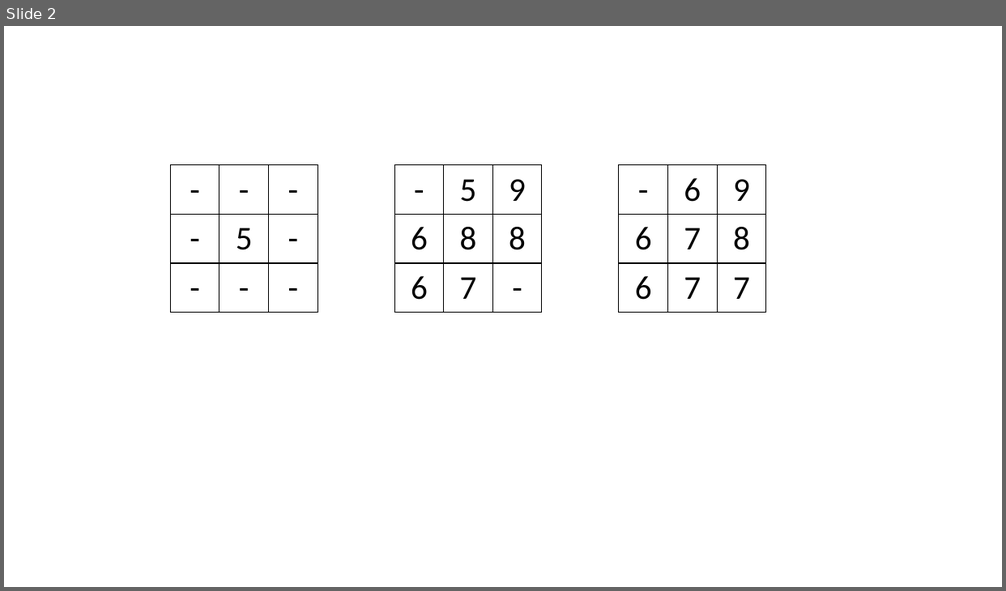
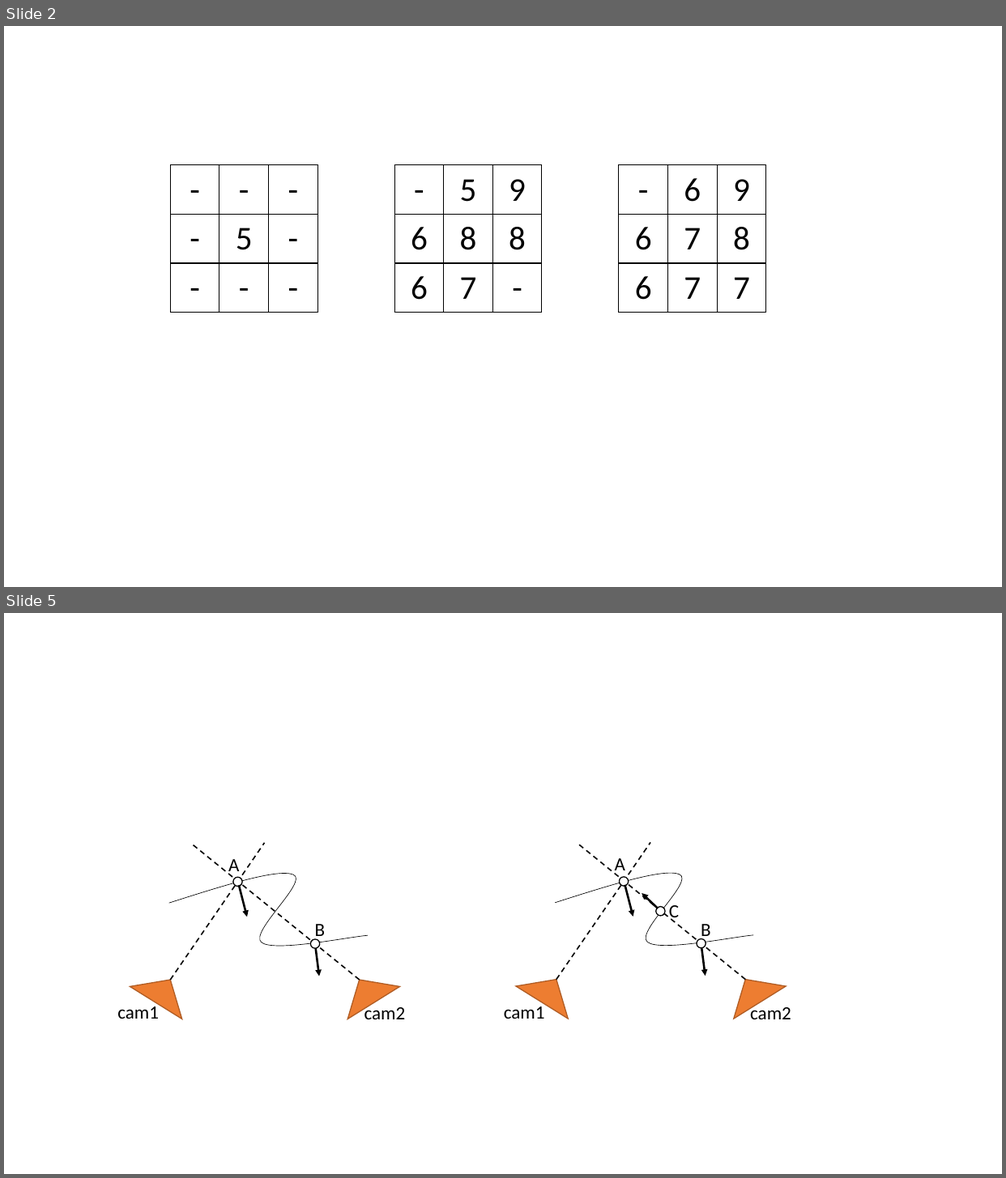
Before and after one commit to seed93/master-thesis, a slide deck: template/figures/chpt4/演示文稿1.pptx. Shown one above the other, each under a label of ours: slide 2 before the commit, slides 2 and 5 after it; the slides between them are not shown. The pictures are 1006x591 and 1006x1178 pixels, drawn with LibreOffice and Linux fonts; fonts in the diff are those of the drawing. Boxes give left, top, right and bottom in pixels: in the first picture for what was removed or moved away, otherwise in the second. Text is boxed around its words. In the diff, an @@ line names an element or a change of style, - is before the commit and + after.

```diff
--- a/template/figures/chpt4/演示文稿1.pptx
+++ b/template/figures/chpt4/演示文稿1.pptx
@@ slide 5 added at bbox=[4, 613, 1002, 1174], background #FFFFFF @@
@@ line added from (170, 980) to (265, 843), #000000 1.25 pt dashed @@
@@ line added from (360, 980) to (190, 843), #000000 1.25 pt dashed @@
@@ line added from (556, 980) to (651, 843), #000000 1.25 pt dashed @@
@@ line added from (746, 980) to (577, 843), #000000 1.25 pt dashed @@
@@ freeform shape added at bbox=[168, 874, 367, 946], outline #000000 0.5 pt @@
@@ text added at bbox=[228, 859, 239, 876], 18 pt, text #000000 @@
+A
@@ ellipse added at bbox=[233, 877, 242, 886], fill #FFFFFF, outline #000000 1 pt @@
@@ freeform shape added at bbox=[555, 874, 753, 946], outline #000000 0.5 pt @@
@@ text added at bbox=[615, 858, 625, 876], 18 pt, text #000000 @@
+A
@@ ellipse added at bbox=[620, 877, 629, 886], fill #FFFFFF, outline #000000 1 pt @@
@@ arrow added from (239, 885) to (247, 917), #000000 2 pt @@
@@ arrow added from (625, 884) to (633, 917), #000000 2 pt @@
@@ arrow added from (658, 909) to (641, 893), #000000 2 pt @@
@@ text added at bbox=[315, 924, 326, 942], 18 pt, text #000000 @@
+B
@@ ellipse added at bbox=[656, 906, 665, 915], fill #FFFFFF, outline #000000 1 pt @@
@@ text added at bbox=[669, 905, 679, 923], 18 pt, text #000000 @@
+C
@@ text added at bbox=[701, 924, 711, 941], 18 pt, text #000000 @@
+B
@@ ellipse added at bbox=[311, 939, 320, 948], fill #FFFFFF, outline #000000 1 pt @@
@@ arrow added from (315, 948) to (319, 976), #000000 2 pt @@
@@ ellipse added at bbox=[697, 939, 705, 948], fill #FFFFFF, outline #000000 1 pt @@
@@ arrow added from (701, 948) to (705, 976), #000000 2 pt @@
@@ triangle added at bbox=[130, 964, 197, 1019], fill #ED7D31, outline #AF5C24 1 pt @@
@@ triangle added at bbox=[333, 964, 399, 1019], fill #ED7D31, outline #AF5C24 1 pt @@
@@ triangle added at bbox=[516, 964, 582, 1019], fill #ED7D31, outline #AF5C24 1 pt @@
@@ triangle added at bbox=[719, 964, 786, 1019], fill #ED7D31, outline #AF5C24 1 pt @@
@@ text added at bbox=[117, 1003, 159, 1019], 18 pt, text #000000 @@
+cam1
@@ text added at bbox=[364, 1003, 406, 1020], 18 pt, text #000000 @@
+cam2
@@ text added at bbox=[504, 1003, 545, 1019], 18 pt, text #000000 @@
+cam1
@@ text added at bbox=[750, 1003, 791, 1020], 18 pt, text #000000 @@
+cam2
```
Also in this commit, not shown: 2 other slides added, 47 other files.
